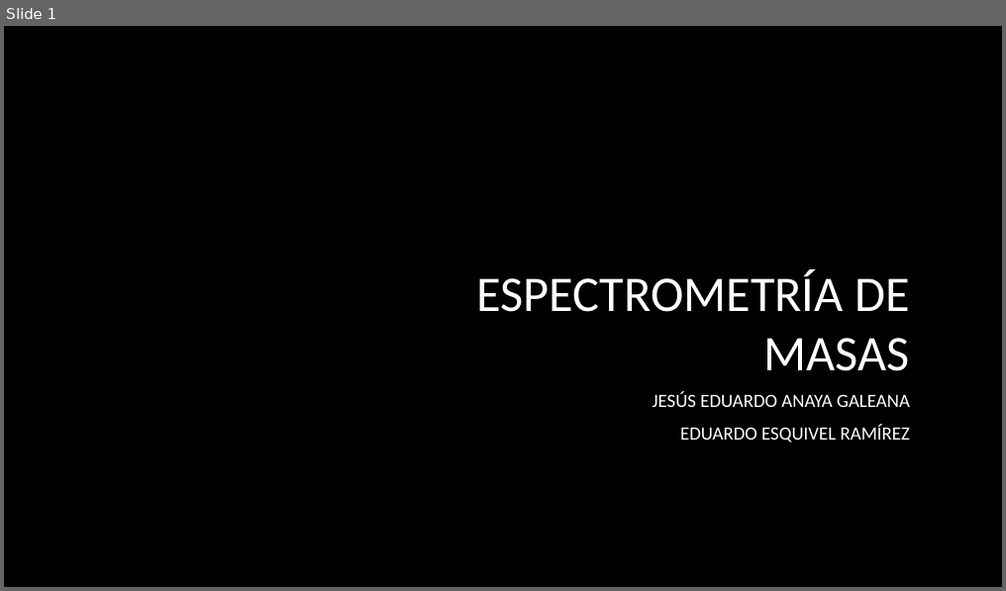
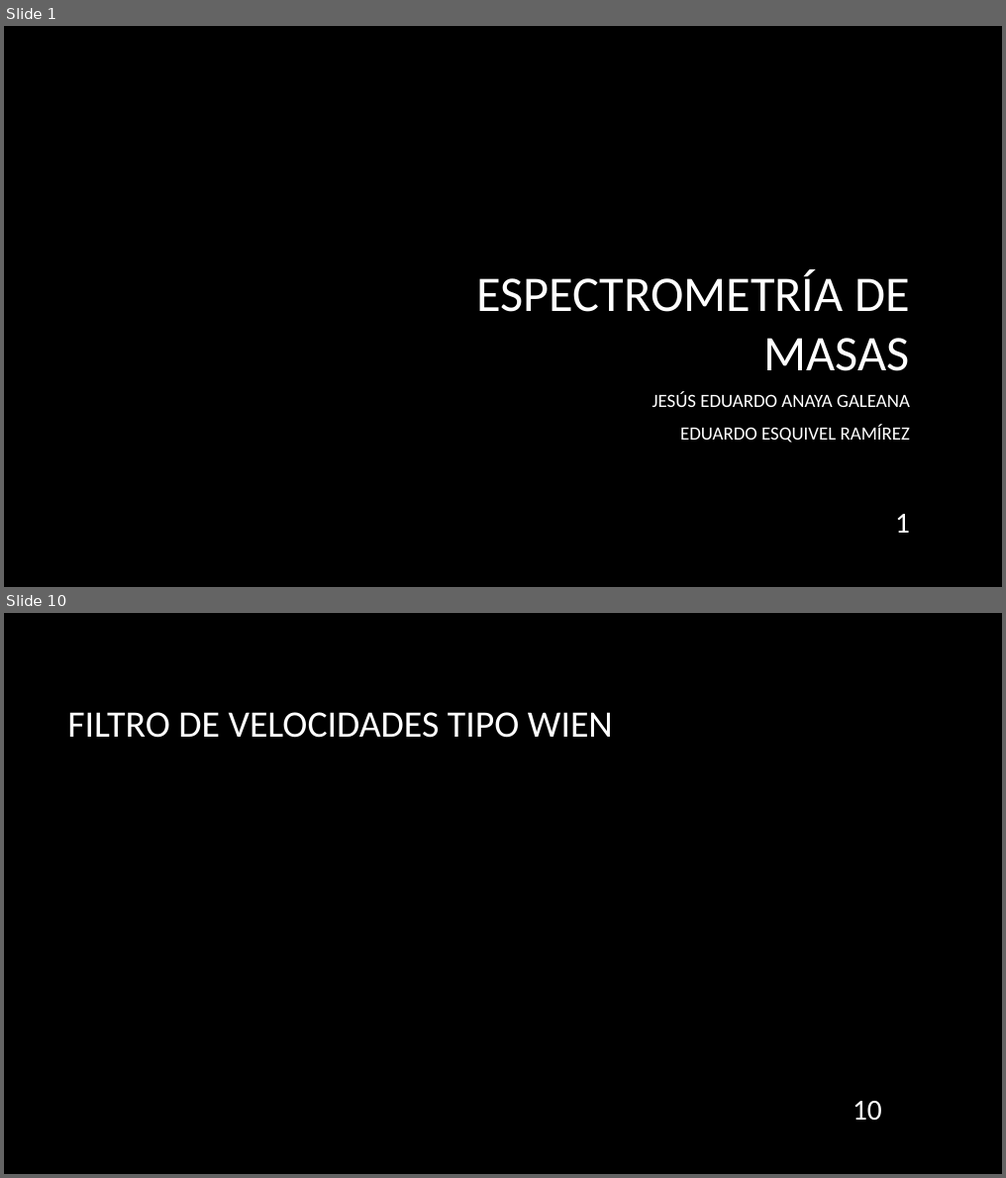
Before and after one commit to EduardoEsquivel/Ciencias, a slide deck: 9no Semestre/Laboratorio de Física Contemporánea 2/Practica 2/Espectrometría de masas.pptx. Shown one above the other, each under a label of ours: slide 1 before the commit, slides 1 and 10 after it; the slides between them are not shown. The pictures are 1006x591 and 1006x1178 pixels, drawn with LibreOffice and Linux fonts; fonts in the diff are those of the drawing; grey boxes stand for pictures; background and template pictures are left out. Boxes give left, top, right and bottom in pixels: in the first picture for what was removed or moved away, otherwise in the second. Text is boxed around its words. In the diff, an @@ line names an element or a change of style, - is before the commit and + after.

```diff
--- a/9no Semestre/Laboratorio de Física Contemporánea 2/Practica 2/Espectrometría de masas.pptx
+++ b/9no Semestre/Laboratorio de Física Contemporánea 2/Practica 2/Espectrometría de masas.pptx
@@ slide 10 added at [4,613,1002,1174], background picture (left out) @@
@@ title added at [67,712,613,738], 36 pt, text #FFFFFF @@
+FILTRO DE VELOCIDADES TIPO WIEN
@@ page number added at [852,1101,882,1121], 28 pt, text #FFFFFF @@
+10
@@ slide 1 changed as well @@
@@ page number added at [895,514,910,533], 28 pt, text #FFFFFF @@
+1
```
Also in this commit, not shown: 21 other slides added, 1 slide removed, 22 other files.
